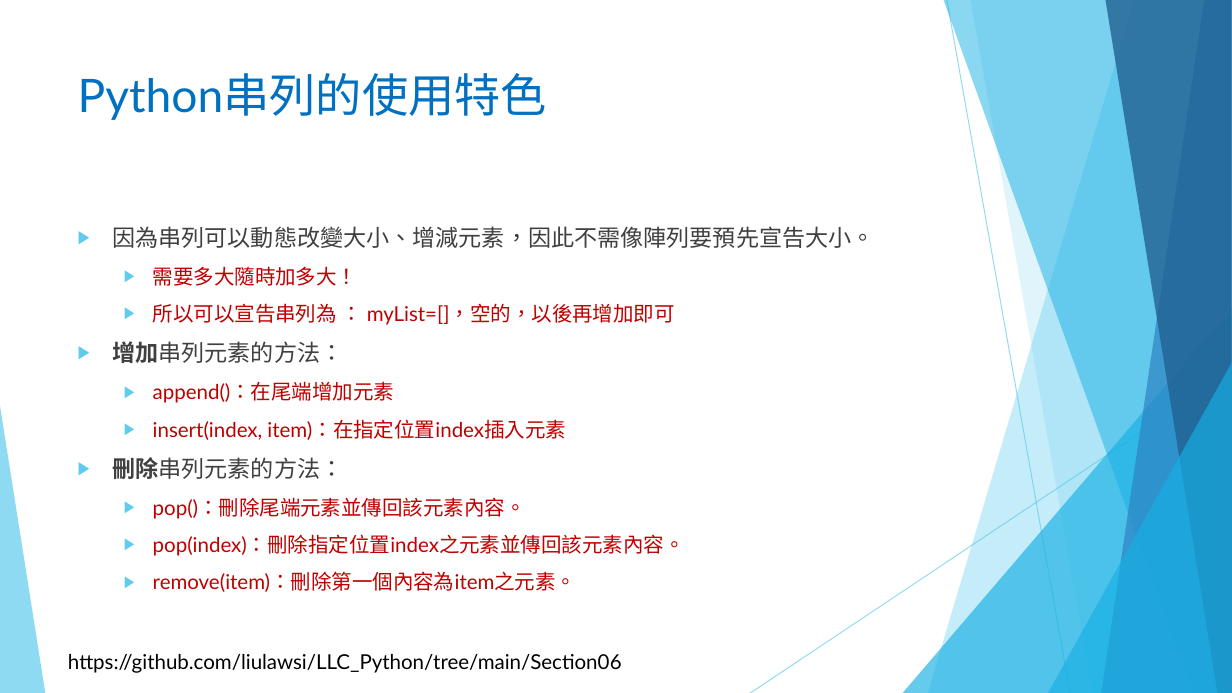
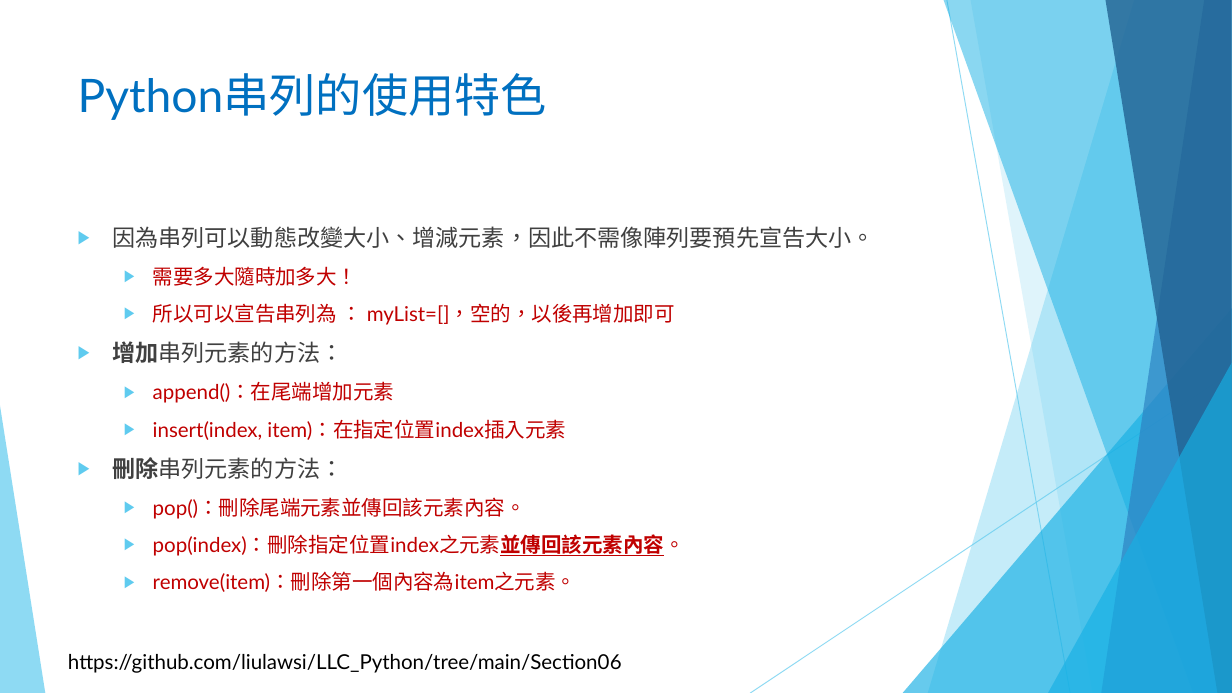
Before and after one commit to liulawsi/My_PPTs, a slide deck: slide 7 of LCC/Python/06_串列(List)一定要認識.pptx. Drawn at 1232x693 pixels with LibreOffice and Linux fonts; fonts in the diff are those of the drawing; background and template pictures are left out. Boxes give left, top, right and bottom in pixels: in the first picture for what was removed or moved away, otherwise in the second. Text is boxed around its words. In the diff, an @@ line names an element or a change of style, - is before the commit and + after.

```diff
--- a/LCC/Python/06_串列(List)一定要認識.pptx
+++ b/LCC/Python/06_串列(List)一定要認識.pptx
@@ text at (x1=153, y1=534, x2=685, y2=556): bold on, underline on in "pop(index)：刪除指定位置index之元素並傳回該元素內容。" @@
```
Also in this commit, not shown: 1 other slide changed, 1 other file.
